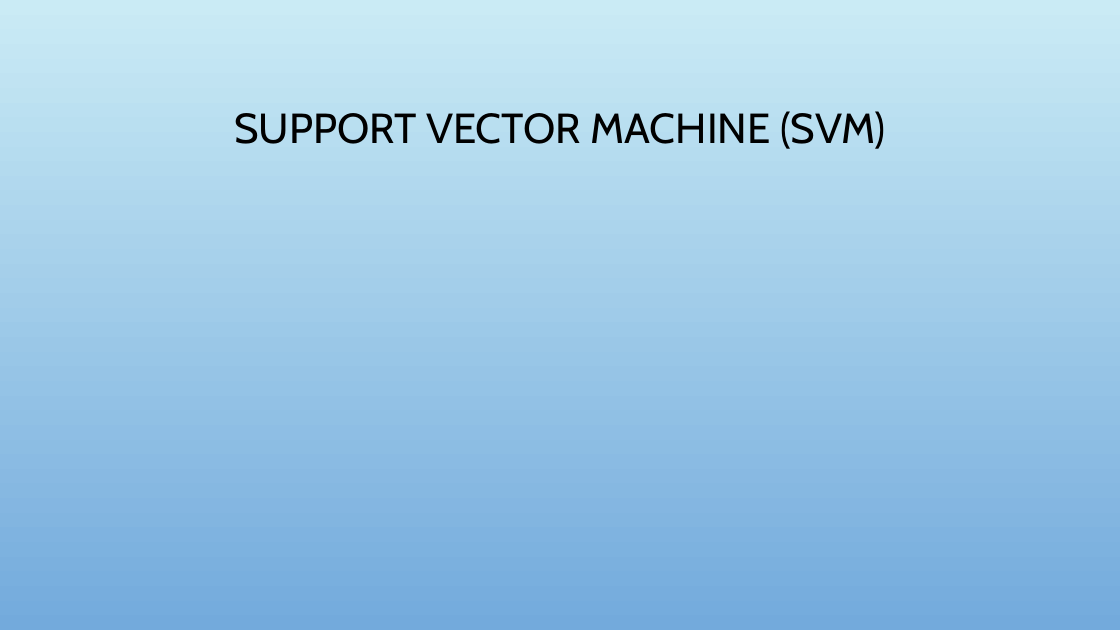
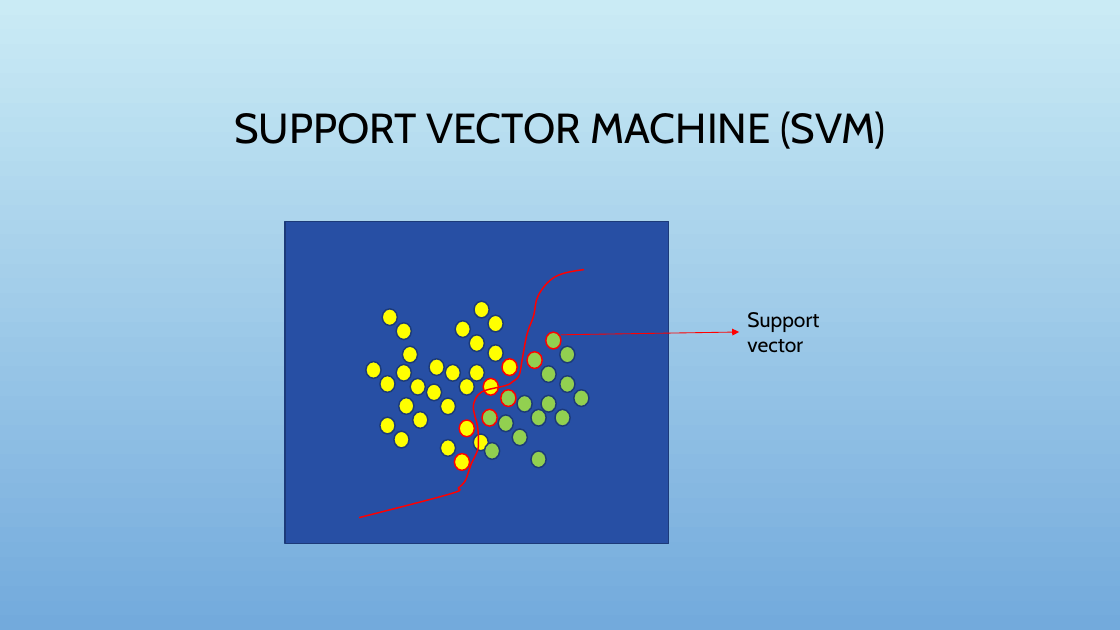
Before and after one commit to markliou/slides_sharing, a slide deck: slide 21 of tutorials/Tensorflow-TBO/TutorialLibsvm.pptx. Drawn at 1120x630 pixels with LibreOffice and Linux fonts; fonts in the diff are those of the drawing; background and template pictures are left out. Boxes give left, top, right and bottom in pixels: in the first picture for what was removed or moved away, otherwise in the second. Text is boxed around its words. In the diff, an @@ line names an element or a change of style, - is before the commit and + after.

```diff
--- a/tutorials/Tensorflow-TBO/TutorialLibsvm.pptx
+++ b/tutorials/Tensorflow-TBO/TutorialLibsvm.pptx
@@ freeform shape added at (360,270,585,518), outline #FF0000 1.25 pt @@
@@ text added at (747,312,819,353), 18 pt, text #000000 @@
+Support vector
@@ arrow added from (561, 335) to (739, 332), #FF0000 0.75 pt @@
@@ group added at (285,222,669,544): 44 ellipses, 1 rectangle @@
```
Also in this commit, not shown: 4 other slides changed.
